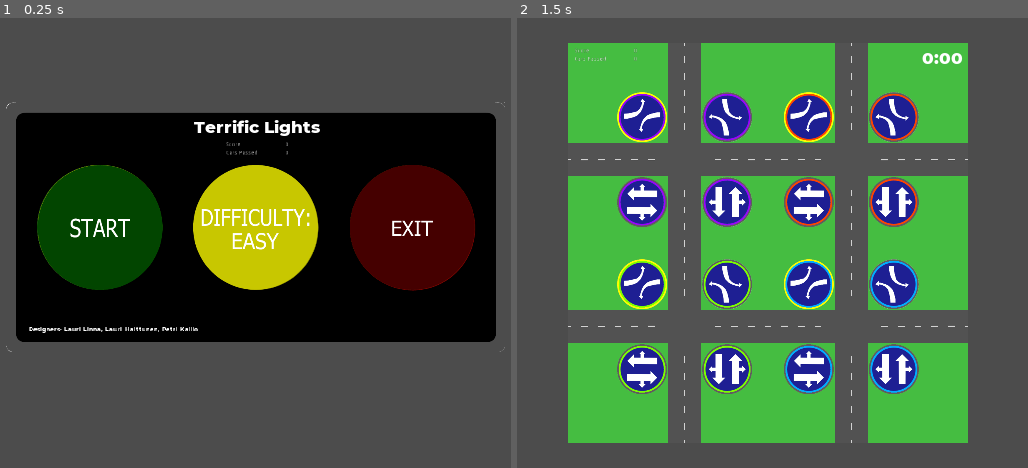
Above: before the commit, frames 1-2 (left to right).
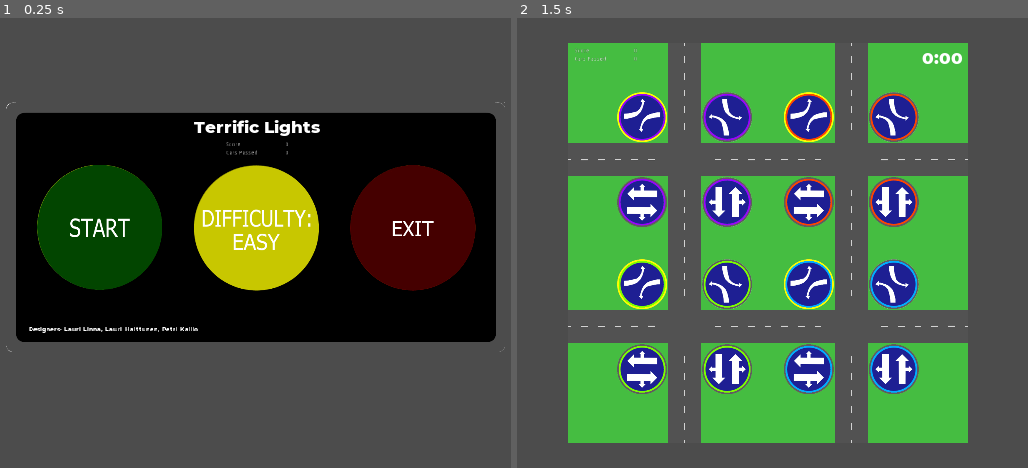
Above: after the commit, the same moments.

Repository: nicohi/terrific-lights-multiplayer
Game: Godot game, scene res://MainMenu/MainMenu.tscn
Two runs of this game, one before a commit and one after it. Both use one fixed random seed, a clock stepped at 60 frames per second and the inputs below. Before the commit the project starts from res://MainMenuEasy.tscn.
Inputs (mouse positions are in pixels of both pictures, inside the frame that each line leads up to):
- Up to frame 1 (0.25 s): no input
- Up to frame 2 (1.5 s): click (614, 229) at 0.52 s; tap Enter at 1.25 s; move the mouse to (946, 220) at 1.27 s; click (946, 220) at 1.42 s

The runs differ from the first frame. In frame 1, 1.0% of the frame differs, in the area x 7-94%, y 32-61%; in frame 2, nothing differs.

Commit message:
Sounds work and some refactoring for the menus.

Diff:
--- a/Car/Car.gd
+++ b/Car/Car.gd
@@ -11,6 +11,10 @@
 	TURNING,
 	TURNED
 }
+
+var playback: AudioStreamPlayback
+var phase = 0.0
+var engine_conf = null
 
 # direction vectors
 const LEFT = Vector2(-1, 0)
@@ -52,6 +56,8 @@
 var tealCar = preload("res://Car/TriotemplateTealTurns.png")
 var whiteCar1 = preload("res://Car/TriotemplateWhite1Turns.png")
 var whiteCar2 = preload("res://Car/TriotemplateWhite2Turns.png")
+
+var beeped = false
 
 var carTextures = [
 	blackCar,
@@ -94,6 +100,14 @@
 
 onready var sprite := $Sprite
 onready var animationPlayer := $AnimationPlayer
+onready var enginePlayer := $EngineAudioStreamPlayer
+
+onready var carHorn1 := $CarHorn1
+onready var carHorn2 := $CarHorn2
+
+onready var carHorns = [carHorn1, carHorn2]
+
+onready var honkTimer = $HonkTimer
 
 func _init():
 	timer = Timer.new()
@@ -101,13 +115,19 @@
 	timer.connect("timeout", self, "_reduce_point")
 
 func _ready():
-	randomize()
+	$EngineAudioStreamPlayer.stream.mix_rate = Globals.SAMPLE_HZ
+	playback = $EngineAudioStreamPlayer.get_stream_playback()
 	_reset_car()
 
 # called when the car should drive
 func _go():
 	drive = true
 	timer.start()
+
+	engine_conf = Globals.get_engine_conf()
+
+	if engine_conf != null:
+		enginePlayer.play()
 
 func _reduce_point():
 	points -= 1
@@ -174,6 +194,30 @@
 func getRoute():
 	return route
 
+func _fill_audio_buffer():
+	if engine_conf == null:
+		return
+
+	var increment = (engine_conf["baseHz"] + (velocity * .015).length() * engine_conf["hz"]) / Globals.SAMPLE_HZ
+
+	var to_fill = playback.get_frames_available()
+
+	while to_fill > 0:
+		var vec = Vector2.ONE
+
+		if phase < .25:
+			vec *= (.25 - phase) / .25
+		elif phase < .50:
+			vec *= 1.0 - (.25 - phase) / .25
+		elif phase < .75:
+			vec *= -((.25 - phase) / .25)
+		else:
+			vec *= (.25 - phase) / .25 - 1
+
+		playback.push_frame(vec)
+		phase = fmod(phase + increment, 1.0)
+		to_fill -= 1
+
 # resets the car to be ready to head for a new adventure
 func _reset_car():
 	turn_state = STRAIGHT_AHEAD
@@ -270,6 +314,9 @@
 		if tile != null:
 			tile.takingCar = null
 		emit_signal("car_exited", self, points)
+		if enginePlayer.playing:
+			enginePlayer.stop()
+			Globals.car_engines_on -= 1
 		_reset_car()
 	elif (nextTile.takingCar == self or nextTile.isFree()) and nextTile.mayEnter(movingInDirection(), turningDirection()):
 		var next_nextTile = route.getTileAtInd(ind + 2)
@@ -302,13 +349,18 @@
 	self.rotation = -target_angle
 
 func _physics_process(delta):
+	_fill_audio_buffer()
+
 	if not drive or not route:
 		velocity = Vector2.ZERO
 		return
 
-	if _out_of_view():
-		emit_signal("car_exited", self, points)
-		_reset_car()
+	if drive and velocity == Vector2.ZERO and input_vector == Vector2.ZERO and not beeped:
+		beeped = true
+		honkTimer.start(2.0)
+	elif drive and velocity != Vector2.ZERO:
+		beeped = false
+		honkTimer.stop()
 
 	_set_speed_and_direction(delta)
 
@@ -316,3 +368,8 @@
 
 	if velocity != Vector2.ZERO:
 		_rotate()
+
+
+func _on_HonkTimer_timeout():
+	carHorns.shuffle()
+	carHorns[0].play()
--- a/Car/Car.tscn
+++ b/Car/Car.tscn
@@ -1,7 +1,9 @@
-[gd_scene load_steps=7 format=2]
+[gd_scene load_steps=10 format=2]
 
 [ext_resource path="res://Car/Car.gd" type="Script" id=1]
 [ext_resource path="res://Car/TriotemplateOrangeTurns.png" type="Texture" id=2]
+[ext_resource path="res://Sounds/461679__15hpanska-ruttner-jan__05-horn_1.wav" type="AudioStream" id=3]
+[ext_resource path="res://Sounds/461679__15hpanska-ruttner-jan__05-horn_2.wav" type="AudioStream" id=4]
 
 [sub_resource type="Animation" id=1]
 resource_name = "DriveStraight"
@@ -56,6 +58,8 @@
 radius = 7.0
 height = 18.0
 
+[sub_resource type="AudioStreamGenerator" id=5]
+
 [node name="Car" type="KinematicBody2D"]
 collision_layer = 2
 script = ExtResource( 1 )
@@ -75,3 +79,21 @@
 
 [node name="CollisionShape2D" type="CollisionShape2D" parent="."]
 shape = SubResource( 4 )
+
+[node name="EngineAudioStreamPlayer" type="AudioStreamPlayer2D" parent="."]
+stream = SubResource( 5 )
+volume_db = -24.0
+bus = "Cars"
+
+[node name="CarHorn1" type="AudioStreamPlayer2D" parent="."]
+stream = ExtResource( 3 )
+bus = "Horns"
+
+[node name="CarHorn2" type="AudioStreamPlayer2D" parent="."]
+stream = ExtResource( 4 )
+bus = "Horns"
+
+[node name="HonkTimer" type="Timer" parent="."]
+wait_time = 2.0
+one_shot = true
+[connection signal="timeout" from="HonkTimer" to="." method="_on_HonkTimer_timeout"]
--- /dev/null
+++ b/Car/EngineAudioStreamPlayer.gd
@@ -0,0 +1,6 @@
+extends AudioStreamPlayer2D
+
+onready var playback = get_stream_playback()
+
+func _ready():
+	stream.mix_rate = Globals.SAMPLE_HZ
--- a/DifficultyMenu.gd
+++ b/DifficultyMenu.gd
@@ -1,31 +1,27 @@
 extends Node2D
 
+signal difficulty_set(difficulty)
 
-# Declare member variables here. Examples:
-# var a = 2
-# var b = "text"
+onready var diffEasy = $DiffEasy
+onready var diffMedium = $DiffMedium
+onready var diffHard = $DiffHard
 
-
-# Called when the node enters the scene tree for the first time.
 func _ready():
-	pass # Replace with function body.
-
-
-# Called every frame. 'delta' is the elapsed time since the previous frame.
-#func _process(delta):
-#	pass
+	diffEasy.connect("button_pressed", self, "_on_EasySetting_pressed")
+	diffMedium.connect("button_pressed", self, "_on_MediumSetting_pressed")
+	diffHard.connect("button_pressed", self, "_on_HardSetting_pressed")
 
 
 func _on_EasySetting_pressed():
 	Globals.CARS_PER_SEC = 1
-	get_tree().change_scene("res://MainMenuEasy.tscn") # Replace with function body.
+	emit_signal("difficulty_set", Globals.DIFFICULTY_EASY)
 
 
 func _on_MediumSetting_pressed():
 	Globals.CARS_PER_SEC = 2
-	get_tree().change_scene("res://MainMenuMedium.tscn")
+	emit_signal("difficulty_set", Globals.DIFFICULTY_MEDIUM)
 
 
 func _on_HardSetting_pressed():
 	Globals.CARS_PER_SEC = 3
-	get_tree().change_scene("res://MainMenuHard.tscn")
+	emit_signal("difficulty_set", Globals.DIFFICULTY_HARD)
--- a/DifficultyMenu.tscn
+++ b/DifficultyMenu.tscn
@@ -6,9 +6,7 @@
 [ext_resource path="res://MainMenu/OnOffDiffEasy.png" type="Texture" id=4]
 [ext_resource path="res://MainMenu/OnOffDiffHard.png" type="Texture" id=5]
 [ext_resource path="res://MainMenu/OnOffDiffMedium.png" type="Texture" id=6]
-[ext_resource path="res://MainMenu/HardSetting.tscn" type="PackedScene" id=7]
-[ext_resource path="res://MainMenu/MediumSetting.tscn" type="PackedScene" id=8]
-[ext_resource path="res://MainMenu/EasySetting.tscn" type="PackedScene" id=9]
+[ext_resource path="res://MainMenu/MenuButton.tscn" type="PackedScene" id=10]
 
 [node name="DifficultyMenu" type="Node2D"]
 script = ExtResource( 1 )
@@ -17,46 +15,28 @@
 position = Vector2( 970.469, 502.186 )
 texture = ExtResource( 3 )
 
-[node name="Control" type="Control" parent="."]
-margin_left = 391.0
-margin_top = 227.0
-margin_right = 1548.0
-margin_bottom = 778.0
-__meta__ = {
-"_edit_use_anchors_": false
-}
+[node name="Designers" parent="." instance=ExtResource( 2 )]
 
-[node name="DiffEasy2D" type="Node2D" parent="Control"]
+[node name="DiffEasy" parent="." instance=ExtResource( 10 )]
+position = Vector2( 441, 349 )
 
-[node name="EasyDiff" type="Sprite" parent="Control/DiffEasy2D"]
-position = Vector2( 206.475, 275.772 )
+[node name="Sprite" parent="DiffEasy/Button" index="0"]
 texture = ExtResource( 4 )
-hframes = 2
-frame = 1
 
-[node name="EasySetting" parent="Control/DiffEasy2D" instance=ExtResource( 9 )]
+[node name="DiffMedium" parent="." instance=ExtResource( 10 )]
+position = Vector2( 815, 349 )
 
-[node name="DiffMedium2D" type="Node2D" parent="Control"]
+[node name="Sprite" parent="DiffMedium/Button" index="0"]
+texture = ExtResource( 6 )
 
-[node name="MediumDiff" type="Sprite" parent="Control/DiffMedium2D"]
-position = Vector2( 579.828, 275.772 )
-texture = ExtResource( 6 )
-hframes = 2
-frame = 1
+[node name="DiffHard" parent="." instance=ExtResource( 10 )]
+position = Vector2( 1191, 349 )
 
-[node name="MediumSetting" parent="Control/DiffMedium2D" instance=ExtResource( 8 )]
+[node name="Sprite" parent="DiffHard/Button" index="0"]
+texture = ExtResource( 5 )
 
-[node name="DiffHard2D" type="Node2D" parent="Control"]
+[editable path="DiffEasy"]
 
-[node name="HardDiff" type="Sprite" parent="Control/DiffHard2D"]
-position = Vector2( 956.009, 275.772 )
-texture = ExtResource( 5 )
-hframes = 2
-frame = 1
+[editable path="DiffMedium"]
 
-[node name="HardSetting" parent="Control/DiffHard2D" instance=ExtResource( 7 )]
-
-[node name="Designers" parent="." instance=ExtResource( 2 )]
-[connection signal="pressed" from="Control/DiffEasy2D/EasySetting" to="." method="_on_EasySetting_pressed"]
-[connection signal="pressed" from="Control/DiffMedium2D/MediumSetting" to="." method="_on_MediumSetting_pressed"]
-[connection signal="pressed" from="Control/DiffHard2D/HardSetting" to="." method="_on_HardSetting_pressed"]
+[editable path="DiffHard"]
--- a/Globals.gd
+++ b/Globals.gd
@@ -8,3 +8,60 @@
 enum { NONE, ALL, NORTH, EAST, SOUTH, WEST }
 enum { STRAIGHT_OR_RIGHT, LEFT_TURN, ALL_TURN }
 enum { LEFT, RIGHT, STRAIGHT }
+
+const MAX_CAR_ENGINES_ON = 5
+const SAMPLE_HZ = 22050.0
+
+var engine_idx = 0
+
+const ENGINE_CONFS = [
+	{
+		"baseHz": 50,
+		"hz": 70
+	},
+	{
+		"baseHz": 52,
+		"hz": 72
+	},
+	{
+		"baseHz": 55,
+		"hz": 75
+	},
+	{
+		"baseHz": 60,
+		"hz": 80
+	},
+	{
+		"baseHz": 45,
+		"hz": 65
+	},
+	{
+		"baseHz": 58,
+		"hz": 78
+	},
+	{
+		"baseHz": 48,
+		"hz": 68
+	},
+	{
+		"baseHz": 43,
+		"hz": 63
+	},
+]
+
+var car_engines_on = 0
+
+func get_engine_conf():
+	if car_engines_on == MAX_CAR_ENGINES_ON:
+		return null
+
+	car_engines_on += 1
+	engine_idx = (engine_idx + 1) % ENGINE_CONFS.size()
+
+	return ENGINE_CONFS[engine_idx]
+
+enum {
+	DIFFICULTY_EASY
+	DIFFICULTY_MEDIUM
+	DIFFICULTY_HARD
+}
--- a/MainMenu/ExitButton.gd
+++ b/MainMenu/ExitButton.gd
@@ -1,15 +1,11 @@
 extends Button
 
-
-# Declare member variables here. Examples:
-# var a = 2
-# var b = "text"
 export(String) var scene_to_load
 
-# Called when the node enters the scene tree for the first time.
- # Replace with function body.
+onready var sprite = $Sprite
 
+func _on_Button_mouse_entered():
+	sprite.frame = 0
 
-# Called every frame. 'delta' is the elapsed time since the previous frame.
-#func _process(delta):
-#	pass
+func _on_Button_mouse_exited():
+	sprite.frame = 1
--- /dev/null
+++ b/MainMenu/MainMenu.gd
@@ -0,0 +1,31 @@
+extends Node2D
+
+onready var mainMenu = $MainMenuEasy
+onready var difficultyMenu = $DifficultyMenu
+onready var difficultySprite = $MainMenuEasy/DifficultyButton/Button/Sprite
+
+var easyDiffTexture = preload("res://MainMenu/OnOffDiffEasy.png")
+var mediumDiffTexture = preload("res://MainMenu/OnOffDiffMedium.png")
+var hardDiffTexture = preload("res://MainMenu/OnOffDiffHard.png")
+
+func _ready():
+	difficultyMenu.visible = false
+	mainMenu.visible = true
+	mainMenu.connect("openDifficultyMenu", self, "_openDifficultyMenu")
+	difficultyMenu.connect("difficulty_set", self, "_onDifficultySet")
+
+func _openDifficultyMenu():
+	mainMenu.visible = false
+	difficultyMenu.visible = true
+
+func _onDifficultySet(difficulty):
+	match difficulty:
+		Globals.DIFFICULTY_EASY:
+			difficultySprite.texture = easyDiffTexture
+		Globals.DIFFICULTY_MEDIUM:
+			difficultySprite.texture = mediumDiffTexture
+		Globals.DIFFICULTY_HARD:
+			difficultySprite.texture = hardDiffTexture
+
+	mainMenu.visible = true
+	difficultyMenu.visible = false
--- /dev/null
+++ b/MainMenu/MainMenu.tscn
@@ -0,0 +1,44 @@
+[gd_scene load_steps=5 format=2]
+
+[ext_resource path="res://Sounds/terrific-lights-background-music.ogg" type="AudioStream" id=1]
+[ext_resource path="res://DifficultyMenu.tscn" type="PackedScene" id=2]
+[ext_resource path="res://MainMenuEasy.tscn" type="PackedScene" id=4]
+[ext_resource path="res://MainMenu/MainMenu.gd" type="Script" id=5]
+
+[node name="MainMenu" type="Node2D"]
+script = ExtResource( 5 )
+
+[node name="DifficultyMenu" parent="." instance=ExtResource( 2 )]
+visible = false
+
+[node name="MainMenuEasy" parent="." instance=ExtResource( 4 )]
+
+[node name="StartButton" parent="MainMenuEasy" index="1"]
+position = Vector2( 439.847, 348.291 )
+
+[node name="Sprite" parent="MainMenuEasy/StartButton/Button" index="0"]
+position = Vector2( 157, 154 )
+
+[node name="DifficultyButton" parent="MainMenuEasy" index="2"]
+position = Vector2( 816.282, 350.646 )
+
+[node name="Sprite" parent="MainMenuEasy/DifficultyButton/Button" index="0"]
+position = Vector2( 157, 154 )
+
+[node name="ExitButton" parent="MainMenuEasy" index="3"]
+position = Vector2( 1191.41, 349.704 )
+
+[node name="Sprite" parent="MainMenuEasy/ExitButton/Button" index="0"]
+position = Vector2( 157, 154 )
+
+[node name="MenuMusic" type="AudioStreamPlayer" parent="."]
+stream = ExtResource( 1 )
+autoplay = true
+
+[editable path="MainMenuEasy"]
+
+[editable path="MainMenuEasy/StartButton"]
+
+[editable path="MainMenuEasy/DifficultyButton"]
+
+[editable path="MainMenuEasy/ExitButton"]
--- /dev/null
+++ b/MainMenu/MenuButton.gd
@@ -0,0 +1,6 @@
+extends Node2D
+
+signal button_pressed
+
+func _on_Button_pressed():
+	emit_signal("button_pressed")
--- /dev/null
+++ b/MainMenu/MenuButton.tscn
@@ -0,0 +1,23 @@
+[gd_scene load_steps=4 format=2]
+
+[ext_resource path="res://MainMenu/OnOffExit.png" type="Texture" id=1]
+[ext_resource path="res://MainMenu/MenuButton.gd" type="Script" id=2]
+[ext_resource path="res://MainMenu/ExitButton.tscn" type="PackedScene" id=3]
+
+[node name="MenuButton" type="Node2D"]
+script = ExtResource( 2 )
+
+[node name="Button" parent="." instance=ExtResource( 3 )]
+margin_left = 0.0
+margin_top = 0.0
+margin_right = 313.0
+margin_bottom = 309.0
+
+[node name="Sprite" type="Sprite" parent="Button"]
+position = Vector2( 156, 154 )
+texture = ExtResource( 1 )
+hframes = 2
+frame = 1
+[connection signal="mouse_entered" from="Button" to="Button" method="_on_Button_mouse_entered"]
+[connection signal="mouse_exited" from="Button" to="Button" method="_on_Button_mouse_exited"]
+[connection signal="pressed" from="Button" to="." method="_on_Button_pressed"]
--- a/MainMenuEasy.tscn
+++ b/MainMenuEasy.tscn
@@ -1,15 +1,12 @@
-[gd_scene load_steps=12 format=2]
+[gd_scene load_steps=9 format=2]
 
 [ext_resource path="res://MainMenuHard.gd" type="Script" id=1]
 [ext_resource path="res://MainMenu/OnOffStart.png" type="Texture" id=2]
 [ext_resource path="res://MainMenu/OnOffDiffEasy.png" type="Texture" id=3]
 [ext_resource path="res://MainMenu/MenuLights.png" type="Texture" id=4]
-[ext_resource path="res://MainMenu/OnOffExit.png" type="Texture" id=5]
+[ext_resource path="res://MainMenu/MenuButton.tscn" type="PackedScene" id=5]
 [ext_resource path="res://MainMenu/Title.tres" type="DynamicFont" id=6]
-[ext_resource path="res://MainMenu/ExitButton.tscn" type="PackedScene" id=7]
 [ext_resource path="res://MainMenu/Label.tscn" type="PackedScene" id=8]
-[ext_resource path="res://MainMenu/DiffButton.tscn" type="PackedScene" id=9]
-[ext_resource path="res://MainMenu/StartButton.tscn" type="PackedScene" id=10]
 [ext_resource path="res://UI/ScoreDisplay.tscn" type="PackedScene" id=11]
 
 [node name="MainMenuEasy" type="Node2D"]
@@ -19,50 +16,25 @@
 position = Vector2( 970.469, 502.186 )
 texture = ExtResource( 4 )
 
-[node name="Control" type="Control" parent="."]
-margin_left = 391.0
-margin_top = 227.0
-margin_right = 1548.0
-margin_bottom = 778.0
-__meta__ = {
-"_edit_use_anchors_": false
-}
+[node name="StartButton" parent="." instance=ExtResource( 5 )]
+position = Vector2( -359.617, 226.531 )
 
-[node name="Start" type="Node2D" parent="Control"]
+[node name="Sprite" parent="StartButton/Button" index="0"]
+position = Vector2( 955.193, 275.226 )
+texture = ExtResource( 2 )
 
-[node name="StartSprite" type="Sprite" parent="Control/Start"]
-position = Vector2( 206.475, 275.772 )
-texture = ExtResource( 2 )
-hframes = 2
-frame = 1
+[node name="DifficultyButton" parent="." instance=ExtResource( 5 )]
+position = Vector2( 15.874, 226.998 )
 
-[node name="Difficulty" type="Node2D" parent="Control"]
+[node name="Sprite" parent="DifficultyButton/Button" index="0"]
+position = Vector2( 957.438, 276.348 )
+texture = ExtResource( 3 )
 
-[node name="DifficultySprite" type="Sprite" parent="Control/Difficulty"]
-position = Vector2( 579.828, 275.772 )
-texture = ExtResource( 3 )
-hframes = 2
-frame = 1
+[node name="ExitButton" parent="." instance=ExtResource( 5 )]
+position = Vector2( 391, 227 )
 
-[node name="Exit" type="Node2D" parent="Control"]
-
-[node name="ExitSprite" type="Sprite" parent="Control/Exit"]
-position = Vector2( 956.009, 275.772 )
-texture = ExtResource( 5 )
-hframes = 2
-frame = 1
-
-[node name="Buttons" type="Node2D" parent="Control"]
-
-[node name="ExitButton" parent="Control/Buttons" instance=ExtResource( 7 )]
-
-[node name="DiffButton" parent="Control/Buttons" instance=ExtResource( 9 )]
-margin_left = 428.828
-margin_right = 737.828
-
-[node name="StartButton" parent="Control/Buttons" instance=ExtResource( 10 )]
-margin_top = 119.172
-margin_bottom = 428.172
+[node name="Sprite" parent="ExitButton/Button" index="0"]
+position = Vector2( 957.438, 277.471 )
 
 [node name="Designers" parent="." instance=ExtResource( 8 )]
 
@@ -80,6 +52,9 @@
 margin_top = 297.0
 margin_right = 1113.0
 margin_bottom = 343.0
-[connection signal="pressed" from="Control/Buttons/ExitButton" to="." method="_on_ExitButton_pressed"]
-[connection signal="pressed" from="Control/Buttons/DiffButton" to="." method="_on_DiffButton_pressed"]
-[connection signal="pressed" from="Control/Buttons/StartButton" to="." method="_on_StartButton_pressed"]
+
+[editable path="StartButton"]
+
+[editable path="DifficultyButton"]
+
+[editable path="ExitButton"]
--- a/MainMenuHard.gd
+++ b/MainMenuHard.gd
@@ -1,31 +1,21 @@
 extends Node2D
 
+signal openDifficultyMenu
 
+onready var start = $StartButton
+onready var difficulty = $DifficultyButton
+onready var exit = $ExitButton
 
-# Declare member variables here. Examples:
-# var a = 2
-# var b = "text"
-
-
-# Called when the node enters the scene tree for the first time.
 func _ready():
-	#for button in $Control/Buttons.get_children():
-		#button.connect("pressed", self, "_on_Button_pressed", [button.scene_to_load])
-	 # Replace with function body.
-#func on_Button_pressed(scene_to_load):
-	#get_tree().change_scene(scene_to_load)
-	pass
-
-
-
+	start.connect("button_pressed", self, "_on_StartButton_pressed")
+	difficulty.connect("button_pressed", self, "_on_DiffButton_pressed")
+	exit.connect("button_pressed", self, "_on_ExitButton_pressed")
 
 func _on_ExitButton_pressed():
 	get_tree().quit()
 
-
 func _on_DiffButton_pressed():
-	get_tree().change_scene("res://DifficultyMenu.tscn")
-
+	emit_signal("openDifficultyMenu")
 
 func _on_StartButton_pressed():
 	get_tree().change_scene("res://Map/Map.tscn")
--- a/Map/Map.gd
+++ b/Map/Map.gd
@@ -13,6 +13,7 @@
 signal score_changed(total_score, cars_passed)
 
 func _init():
+	randomize()
 	timer = Timer.new()
 	add_child(timer)
 	timer.connect("timeout", self, "_release_a_car")
@@ -51,7 +52,7 @@
 	car.setRoute(road.randomRoute())
 
 func _game_over():
-	get_tree().change_scene("res://MainMenuEasy.tscn")
+	get_tree().change_scene("res://MainMenu/MainMenu.tscn")
 
 func _release_a_car():
 	if gameTimer.is_stopped():
@@ -73,4 +74,4 @@
 
 
 func _on_GameTimer_timeout():
-	get_tree().change_scene("res://MainMenuEasy.tscn")
+	get_tree().change_scene("res://MainMenu/MainMenu.tscn")
--- /dev/null
+++ b/default_bus_layout.tres
@@ -0,0 +1,44 @@
+[gd_resource type="AudioBusLayout" load_steps=4 format=2]
+
+[sub_resource type="AudioEffectReverb" id=3]
+resource_name = "Reverb"
+room_size = 0.1
+damping = 0.72
+spread = 0.35
+hipass = 0.34
+wet = 0.16
+
+[sub_resource type="AudioEffectLowPassFilter" id=1]
+resource_name = "LowPassFilter"
+cutoff_hz = 1500.0
+db = 1
+
+[sub_resource type="AudioEffectLowPassFilter" id=2]
+resource_name = "LowPassFilter"
+cutoff_hz = 3000.0
+
+[resource]
+bus/1/name = "Roads"
+bus/1/solo = false
+bus/1/mute = false
+bus/1/bypass_fx = false
+bus/1/volume_db = 0.0
+bus/1/send = "Master"
+bus/1/effect/0/effect = SubResource( 3 )
+bus/1/effect/0/enabled = true
+bus/2/name = "Cars"
+bus/2/solo = false
+bus/2/mute = false
+bus/2/bypass_fx = false
+bus/2/volume_db = 0.0
+bus/2/send = "Roads"
+bus/2/effect/0/effect = SubResource( 1 )
+bus/2/effect/0/enabled = true
+bus/3/name = "Horns"
+bus/3/solo = false
+bus/3/mute = false
+bus/3/bypass_fx = false
+bus/3/volume_db = 0.0
+bus/3/send = "Roads"
+bus/3/effect/0/effect = SubResource( 2 )
+bus/3/effect/0/enabled = true
--- a/project.godot
+++ b/project.godot
@@ -45,7 +45,7 @@
 [application]
 
 config/name="terrific-lights"
-run/main_scene="res://MainMenuEasy.tscn"
+run/main_scene="res://MainMenu/MainMenu.tscn"
 config/icon="res://icon.png"
 
 [autoload]
Not shown: 1 places in DifficultyMenu.tscn that only renumber resources
Not shown, added: Sounds/461679__15hpanska-ruttner-jan__05-horn.wav.import
Not shown, added: Sounds/461679__15hpanska-ruttner-jan__05-horn_1.wav.import
Not shown, added: Sounds/461679__15hpanska-ruttner-jan__05-horn_2.wav.import
Not shown, added: Sounds/461679__15hpanska-ruttner-jan__05-horn_LICENSE.txt
Not shown, added: Sounds/terrific-lights-background-music.ogg.import
Not shown, added: Sounds/461679__15hpanska-ruttner-jan__05-horn.wav
Not shown, added: Sounds/461679__15hpanska-ruttner-jan__05-horn_1.wav
Not shown, added: Sounds/461679__15hpanska-ruttner-jan__05-horn_2.wav
Not shown, added: Sounds/terrific-lights-background-music.ogg
